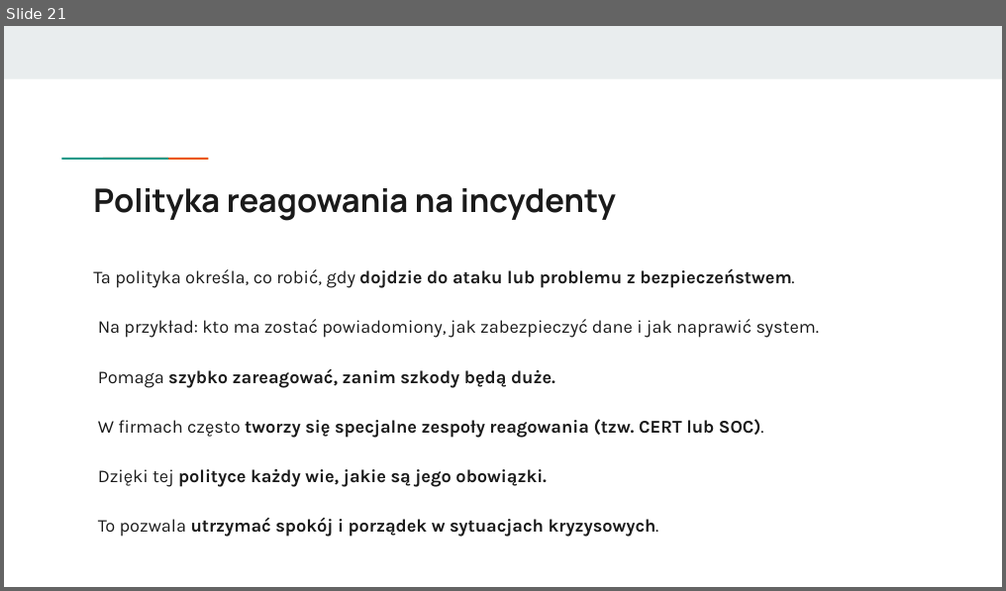
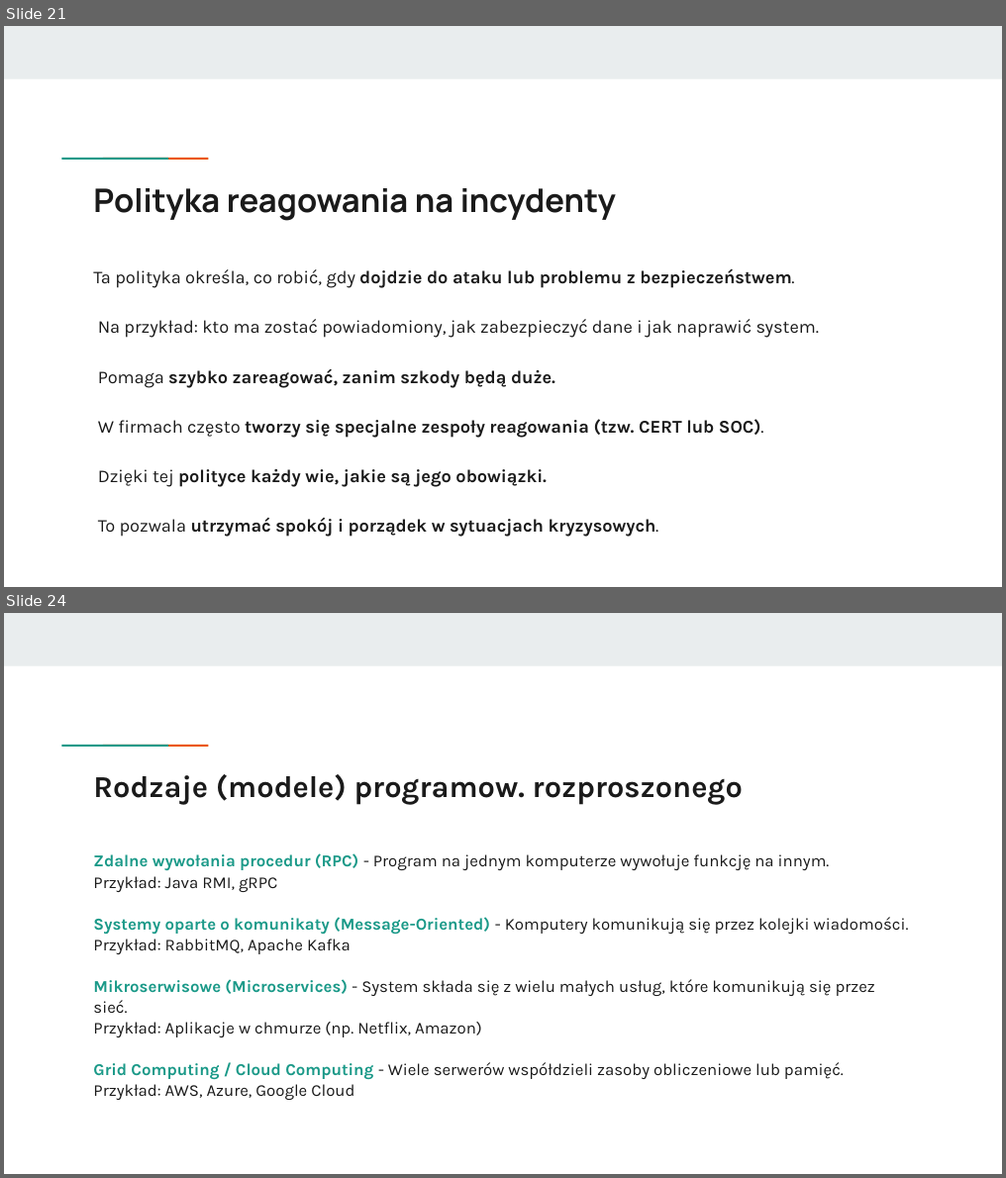
Before and after one commit to KasiaKasia/PRZEDMIOTY, a slide deck: ZASTOSOWANIE_INFORMATYKI/1A-gr_2/Zastosowanie informatyki - 1A gr. 2-plik2.pptx. Shown one above the other, each under a label of ours: slide 21 before the commit, slides 21 and 24 after it; the slides between them are not shown. The pictures are 1006x591 and 1006x1178 pixels, drawn with LibreOffice and Linux fonts; fonts in the diff are those of the drawing. Boxes give left, top, right and bottom in pixels: in the first picture for what was removed or moved away, otherwise in the second. Text is boxed around its words. In the diff, an @@ line names an element or a change of style, - is before the commit and + after.

```diff
--- a/ZASTOSOWANIE_INFORMATYKI/1A-gr_2/Zastosowanie informatyki - 1A gr. 2-plik2.pptx
+++ b/ZASTOSOWANIE_INFORMATYKI/1A-gr_2/Zastosowanie informatyki - 1A gr. 2-plik2.pptx
@@ slide 24 added at [4,613,1002,1174], background #FFFFFF; not listed: 3 template elements that a slide beside it also shows @@
@@ title added at [93,774,743,805], 22 pt, text #1A1A1A, bold @@
+Rodzaje (modele) programow. rozproszonego
@@ text added at [93,854,909,1100], 12 pt, text #1A1A1A @@
+Zdalne wywołania procedur (RPC) - Program na jednym komputerze wywołuje funkcję na innym.
+Przykład: Java RMI, gRPC
+Systemy oparte o komunikaty (Message-Oriented) - Komputery komunikują się przez kolejki wiadomości.
+Przykład: RabbitMQ, Apache Kafka
+Mikroserwisowe (Microservices) - System składa się z wielu małych usług, które komunikują się przez sieć.
+Przykład: Aplikacje w chmurze (np. Netflix, Amazon)
+Grid Computing / Cloud Computing - Wiele serwerów współdzieli zasoby obliczeniowe lub pamięć.
+Przykład: AWS, Azure, Google Cloud
```
Also in this commit, not shown: 5 other slides added, 1 other file.
